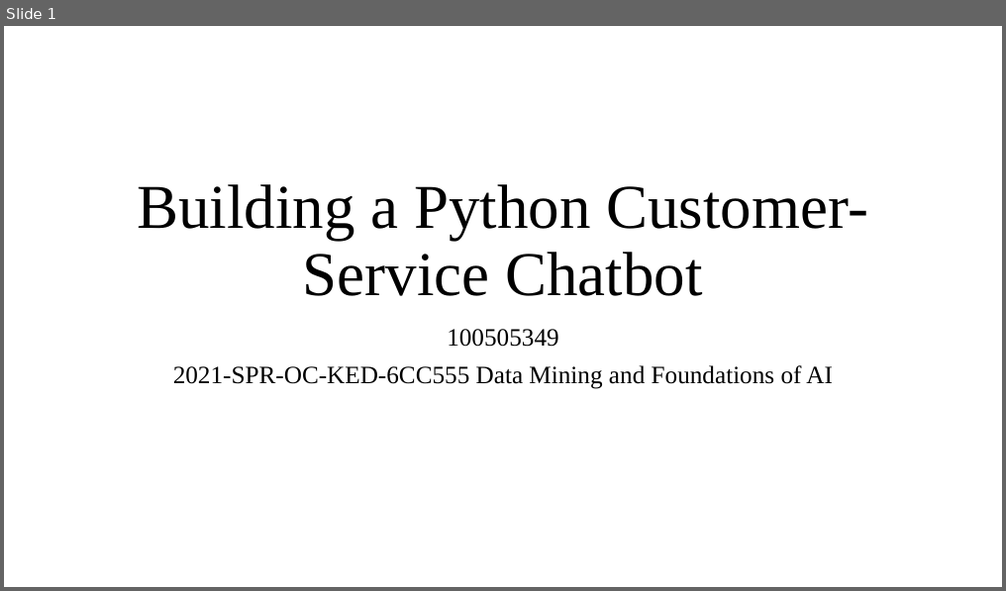
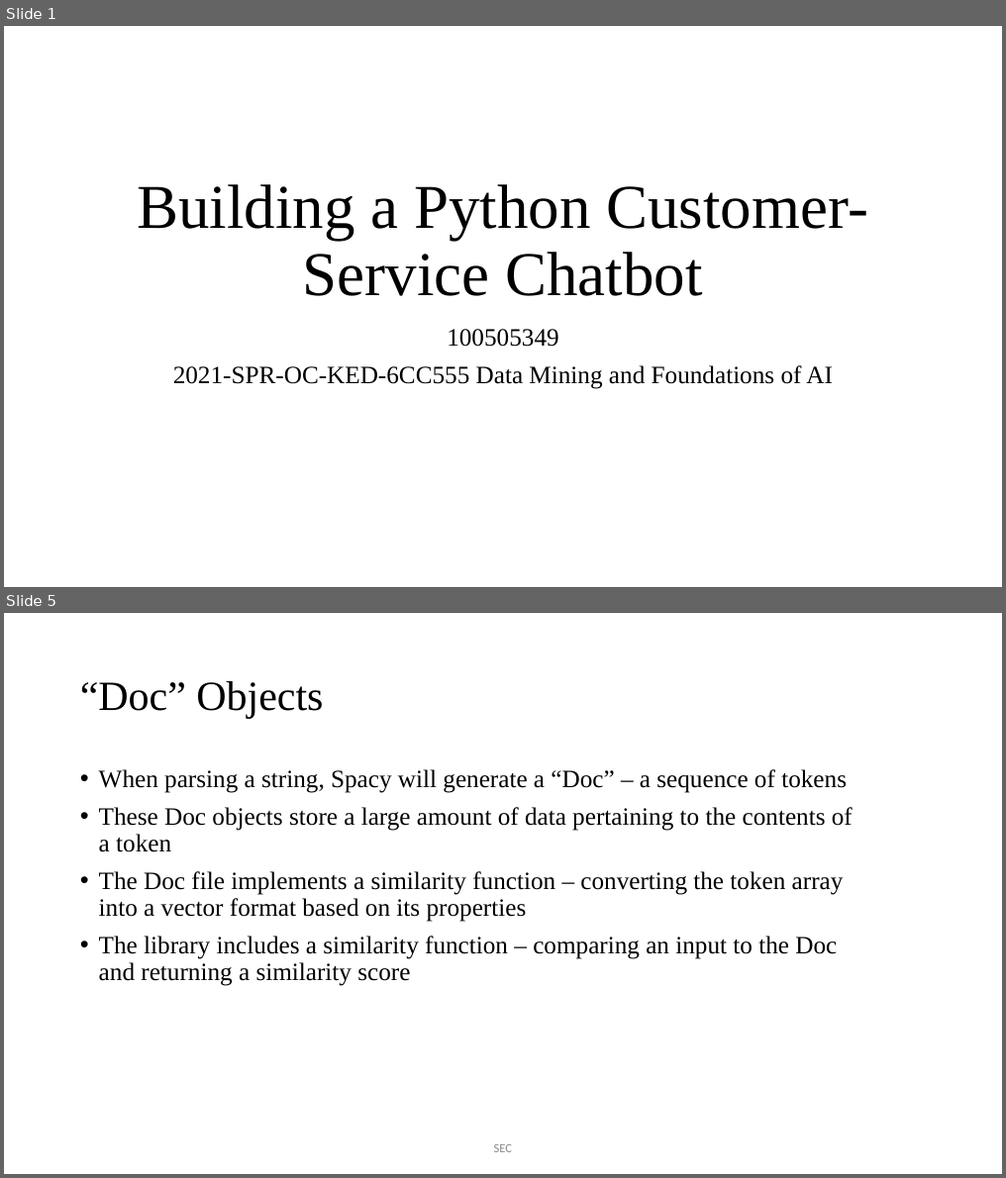
Before and after one commit to JaVonox/AIChatbot, a slide deck: Documentation/100505349.pptx. Shown one above the other, each under a label of ours: slide 1 before the commit, slides 1 and 5 after it; the slides between them are not shown. The pictures are 1006x591 and 1006x1178 pixels, drawn with LibreOffice and Linux fonts; fonts in the diff are those of the drawing. Boxes give left, top, right and bottom in pixels: in the first picture for what was removed or moved away, otherwise in the second. Text is boxed around its words. In the diff, an @@ line names an element or a change of style, - is before the commit and + after.

Commit message:
Added segment on spacy

```diff
--- a/Documentation/100505349.pptx
+++ b/Documentation/100505349.pptx
@@ slide 5 added at (4, 613, 1002, 1174), background #FFFFFF @@
@@ title added at (80, 681, 323, 718), 40 pt, text #000000 @@
+“Doc” Objects
@@ text added at (99, 769, 852, 986), 24 pt, text #000000 @@
+• When parsing a string, Spacy will generate a “Doc” – a sequence of tokens
+• These Doc objects store a large amount of data pertaining to the contents of a token
+• The Doc file implements a similarity function – converting the token array into a vector format based on its properties
+• The library includes a similarity function – comparing an input to the Doc and returning a similarity score
@@ text added at (494, 1145, 512, 1153), 12 pt, text #8C8C8C @@
+SEC
```
Also in this commit, not shown: 1 slide changed, 6 other slides added, 5 slides removed, 1 other file.
